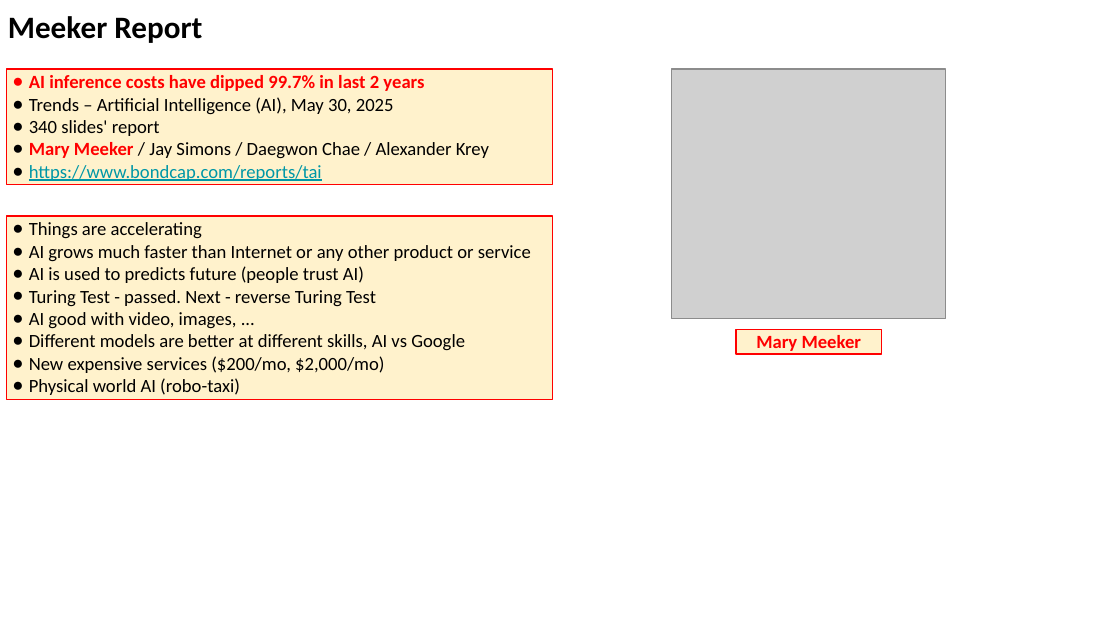
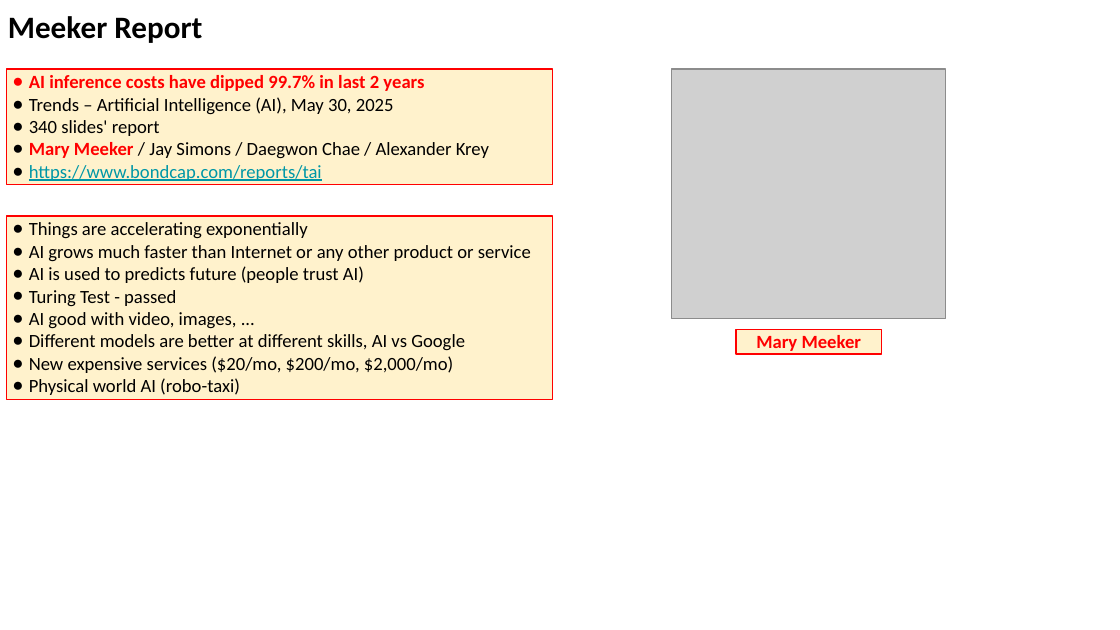
Before and after one commit to lselector/seminar, a slide deck: slide 5 of 2025/2025-06-06-AI-Updates.pptx (slide 4 before the commit). Drawn at 1120x630 pixels with LibreOffice and Linux fonts; fonts in the diff are those of the drawing; grey boxes stand for pictures. Boxes give left, top, right and bottom in pixels: in the first picture for what was removed or moved away, otherwise in the second. Text is boxed around its words. In the diff, an @@ line names an element or a change of style, - is before the commit and + after.

```diff
--- a/2025/2025-06-06-AI-Updates.pptx
+++ b/2025/2025-06-06-AI-Updates.pptx
@@ text in rectangle at (x1=29, y1=222, x2=308, y2=239): text changed @@
-● Things are accelerating
+● Things are accelerating exponentially
@@ text in rectangle at (x1=29, y1=290, x2=176, y2=307): text changed @@
-● Turing Test - passed. Next - reverse Turing Test
+● Turing Test - passed
@@ text in rectangle at (x1=29, y1=356, x2=453, y2=373): text changed @@
-● New expensive services ($200/mo, $2,000/mo)
+● New expensive services ($20/mo, $200/mo, $2,000/mo)
```
Also in this commit, not shown: 6 other slides changed, 8 slides added.
